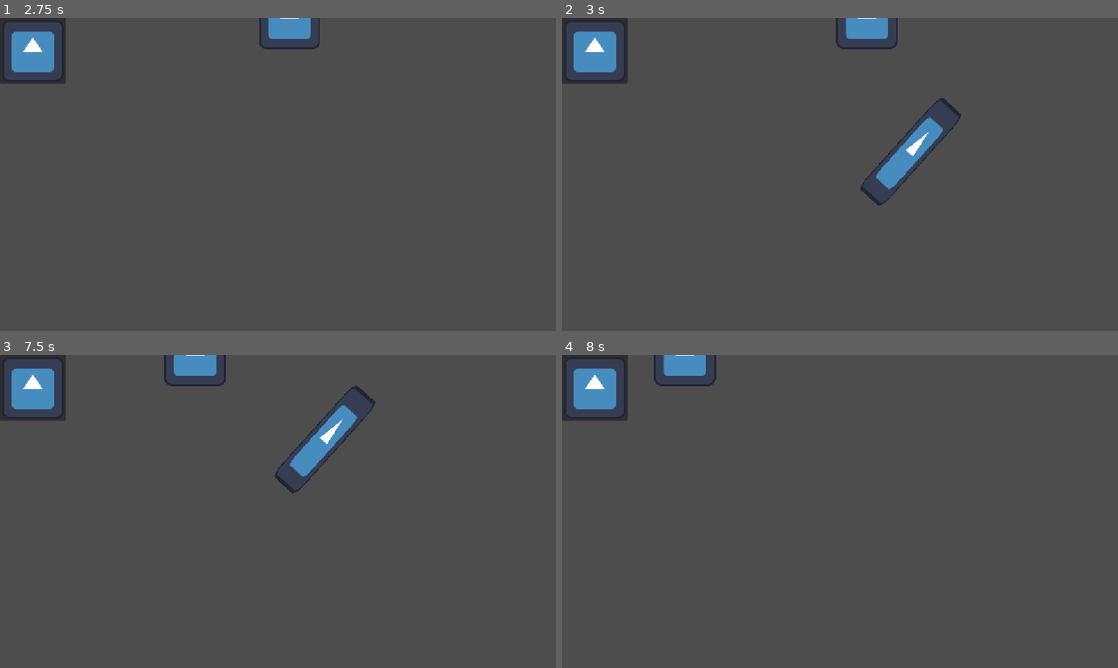
Above: before the commit, frames 1-4 (two rows, left to right).
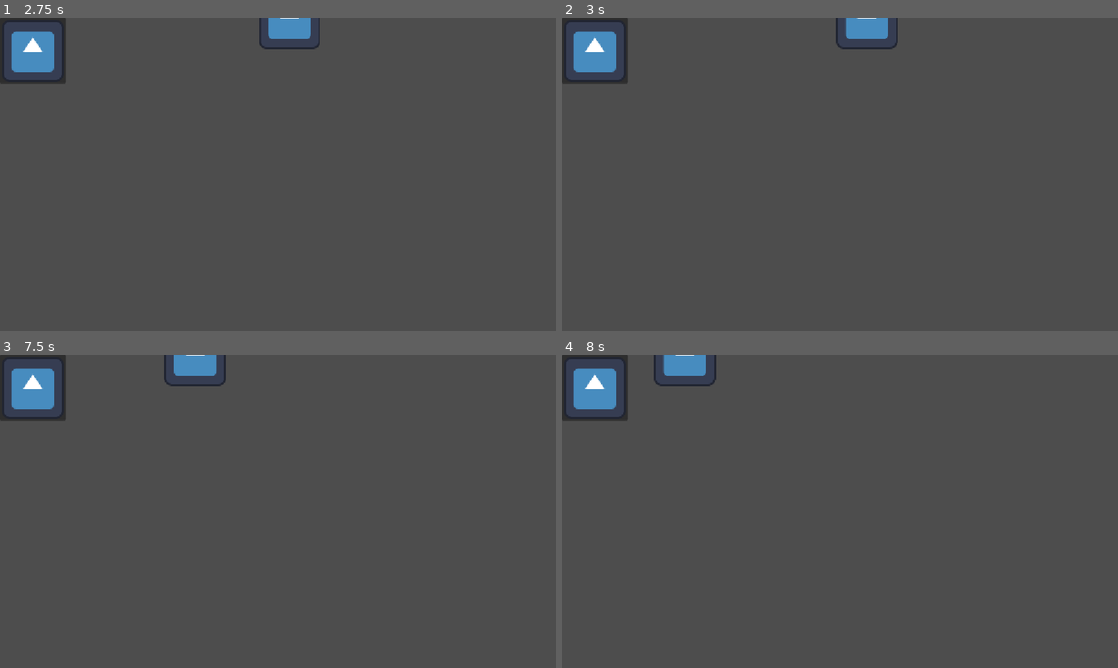
Above: after the commit, the same moments.

Repository: williamorriss/GMTK2026
Game: Godot game, scene res://test/test.tscn
Same seed, same stepped clock (60 frames per second), same inputs: the game is played once before the commit and once after it. The engine's default icon, where the game draws it, is replaced by a stand-in: a white triangle on a blue panel in a dark square.
Inputs (mouse positions are in pixels of both pictures, inside the frame that each line leads up to):
- Up to frame 1 (2.75 s): click (33, 49) at 0.5 s; tap Enter (ui_accept) at 1.25, 1.52, 2.27 s; move the mouse to (400, 158) at 1.27 s; hold D (RIGHT) from 1.28 s (still down); click (400, 158) at 1.35 s; move the mouse to (166, 190) at 2.02 s; tap Space (DASH) at 2.1 s
- Up to frame 2 (3 s): move the mouse to (895, 105) at 2.77 s; release D (RIGHT) at 2.78 s; hold A (LEFT) from 2.78 s (still down); tap 1 (MAGIC_1) at 2.85 s
- Up to frame 3 (7.5 s): move the mouse to (250, 574) at 3.52 s; release A (LEFT) at 3.53 s; hold D (RIGHT) 3.53-5.03 s; tap 2 (MAGIC_2) at 3.6 s; tap Enter (ui_accept) at 3.77, 4.52, 5.27, 6.77 s; move the mouse to (444, 558) at 4.27 s; tap 3 (MAGIC_3) at 4.35 s; move the mouse to (111, 464) at 5.02 s; hold A (LEFT) 5.03-5.78 s; tap 4 (MAGIC_4) at 5.1 s; move the mouse to (305, 511) at 5.77 s; hold D (RIGHT) 5.78-6.53 s; click (305, 511) at 5.85 s; move the mouse to (194, 433) at 6.52 s; hold A (LEFT) from 6.53 s (still down); tap Space (DASH) at 6.6 s; move the mouse to (400, 495) at 7.27 s; tap 1 (MAGIC_1) at 7.35 s
- Up to frame 4 (8 s): keep holding A (LEFT); tap Enter (ui_accept) at 7.52 s

Frame 1 is identical in both runs. In frame 2, 1.3% of the frame differs, in the area x 53-72%, y 25-60%; in frame 3, 1.3%, in the area x 49-68%, y 10-45%; in frame 4, nothing differs.
Error before the commit: Invalid call. Nonexistent function 'set_ability' in base 'CharacterBody2D (Player)'. (res://test/give_weapon.gd:16)
Error after the commit: Parse Error: Identifier "damage" not declared in the current scope. (res://abilities/conjure_weapon/throwable_weapon/throwable_weapon.gd:35)

Commit message:
Feature: damage to health component with abilities

Diff:
--- a/gmtk-2026/abilities/chromatic_orb/chromatic_body.gd
+++ b/gmtk-2026/abilities/chromatic_orb/chromatic_body.gd
@@ -52,6 +52,9 @@
 
 
 func _on_body_entered(body: Node2D) -> void:
-	var health = body.get_node_or_null("Health") as Health
+	if not body.is_in_group("enemies"):
+		return
+
+	var health: Health = Health.get_health(body)
 	if health:
-		health.take_damage(damage)
+		health.damage(damage)
--- a/gmtk-2026/abilities/conjure_weapon/swingable_weapon/swingable_weapon.gd
+++ b/gmtk-2026/abilities/conjure_weapon/swingable_weapon/swingable_weapon.gd
@@ -42,6 +42,9 @@
 	queue_free()
 
 func _on_body_entered(body: Node2D) -> void:
-	var health = body.get_node_or_null("Health") as Health
+	if not body.is_in_group("enemies"):
+		return
+
+	var health: Health = Health.get_health(body)
 	if health:
 		health.damage(damage)
--- a/gmtk-2026/abilities/conjure_weapon/throwable_weapon/throwable_weapon.gd
+++ b/gmtk-2026/abilities/conjure_weapon/throwable_weapon/throwable_weapon.gd
@@ -27,6 +27,9 @@
 	queue_free()
 
 func _on_body_entered(body: Node2D) -> void:
-	var health = body.get_node_or_null("Health") as Health
+	if not body.is_in_group("enemies"):
+		return
+
+	var health: Health = Health.get_health(body)
 	if health:
-		health.damage(throw_damage)
+		health.damage(damage)
--- a/gmtk-2026/abilities/mana_spikes/spike.gd
+++ b/gmtk-2026/abilities/mana_spikes/spike.gd
@@ -1,11 +1,16 @@
 extends Area2D
 
 @export var lifespan: float = 3
+@export var damage: float = 4
 
 func _ready() -> void:
 	get_tree().create_timer(lifespan).timeout.connect(queue_free)
 
 func _on_body_entered(body: Node2D) -> void:
-	if body.is_in_group("enemies"):
-		print("hit")
-		queue_free()
+	if not body.is_in_group("enemies"):
+		return
+
+	var health: Health = Health.get_health(body)
+	if health:
+		health.damage(damage)
+	queue_free()
--- a/gmtk-2026/abilities/sentry/bullet/bullet.gd
+++ b/gmtk-2026/abilities/sentry/bullet/bullet.gd
@@ -2,6 +2,7 @@
 extends Area2D
 
 @export var speed: float
+@export var damage: float = 3
 
 var _direction: Vector2
 
@@ -18,4 +19,11 @@
 	position += _direction * speed * delta
 
 func _on_area_entered(body: Node2D) -> void:
+	if not body.is_in_group("enemies"):
+		return
+
+	var health: Health = Health.get_health(body)
+	if health:
+		health.damage(damage)
+
 	queue_free()
